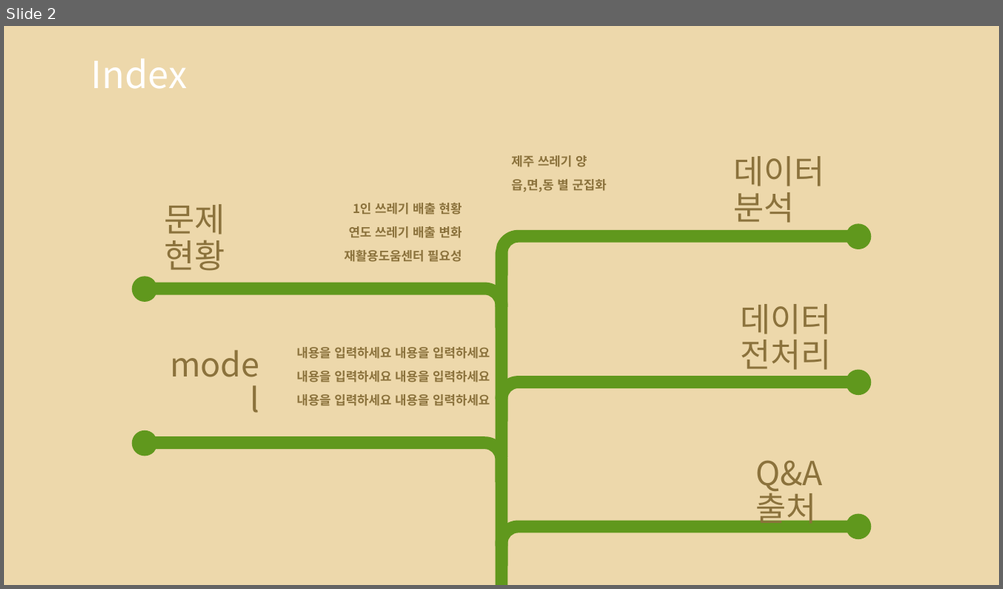
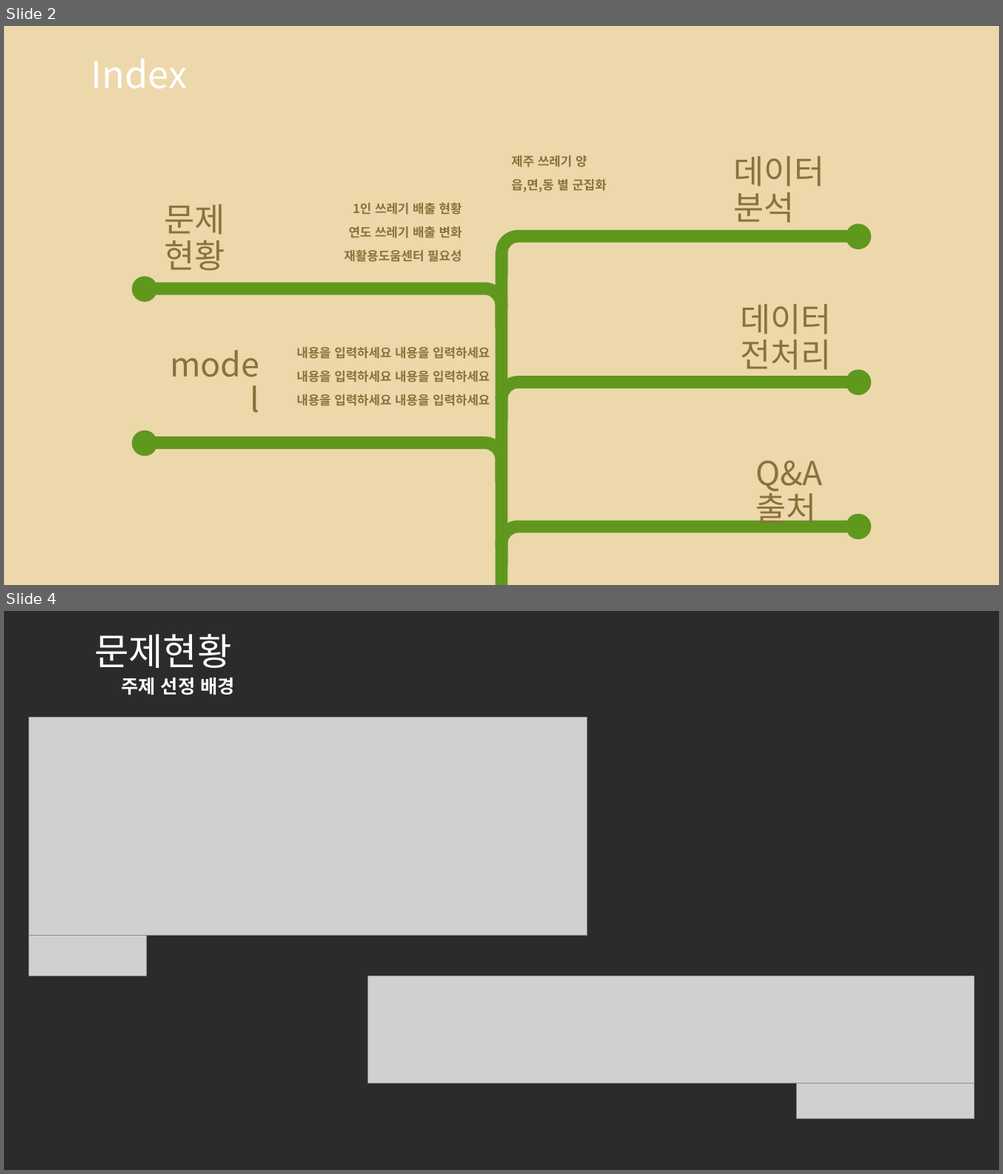
Before and after one commit to so-jeong0127/Python-Project, a slide deck: 3조_1차_재활용도움센터 위치 선정.pptx. Shown one above the other, each under a label of ours: slide 2 before the commit, slides 2 and 4 after it; the slides between them are not shown. The pictures are 1003x589 and 1003x1174 pixels, drawn with LibreOffice and Linux fonts; fonts in the diff are those of the drawing; grey boxes stand for pictures; background and template pictures are left out; a plain dark background stands for a picture behind light text. Boxes give left, top, right and bottom in pixels: in the first picture for what was removed or moved away, otherwise in the second. Text is boxed around its words. In the diff, an @@ line names an element or a change of style, - is before the commit and + after.

```diff
--- a/3조_1차_재활용도움센터 위치 선정.pptx
+++ b/3조_1차_재활용도움센터 위치 선정.pptx
@@ slide 4 added at (4, 611, 999, 1170), background picture (left out) @@
@@ title added at (94, 634, 231, 668), 36 pt, text #FFFFFF @@
+문제현황
@@ text added at (122, 678, 234, 695), 18 pt, text #FFFFFF, bold @@
+주제 선정 배경
@@ picture added at (28, 717, 586, 936) @@
@@ picture added at (28, 936, 146, 976) @@
@@ picture added at (367, 976, 974, 1083) @@
@@ picture added at (797, 1083, 974, 1119) @@
```
Also in this commit, not shown: 6 slides changed, 2 other slides added, 2 slides removed.
